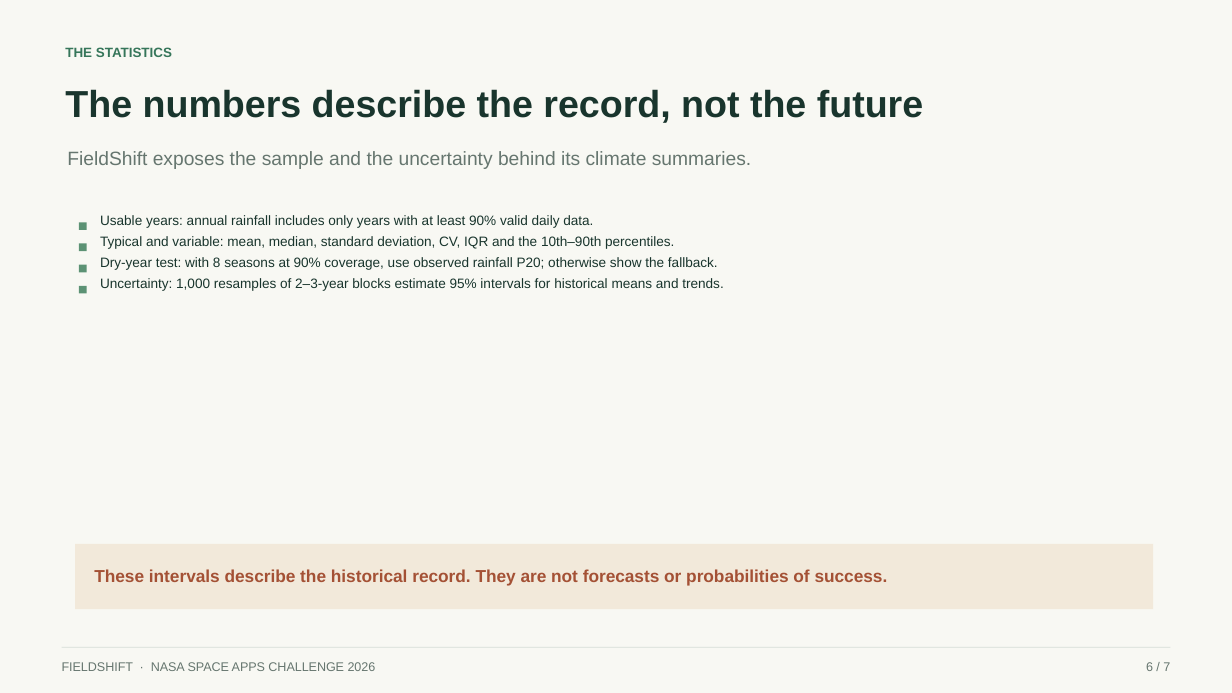
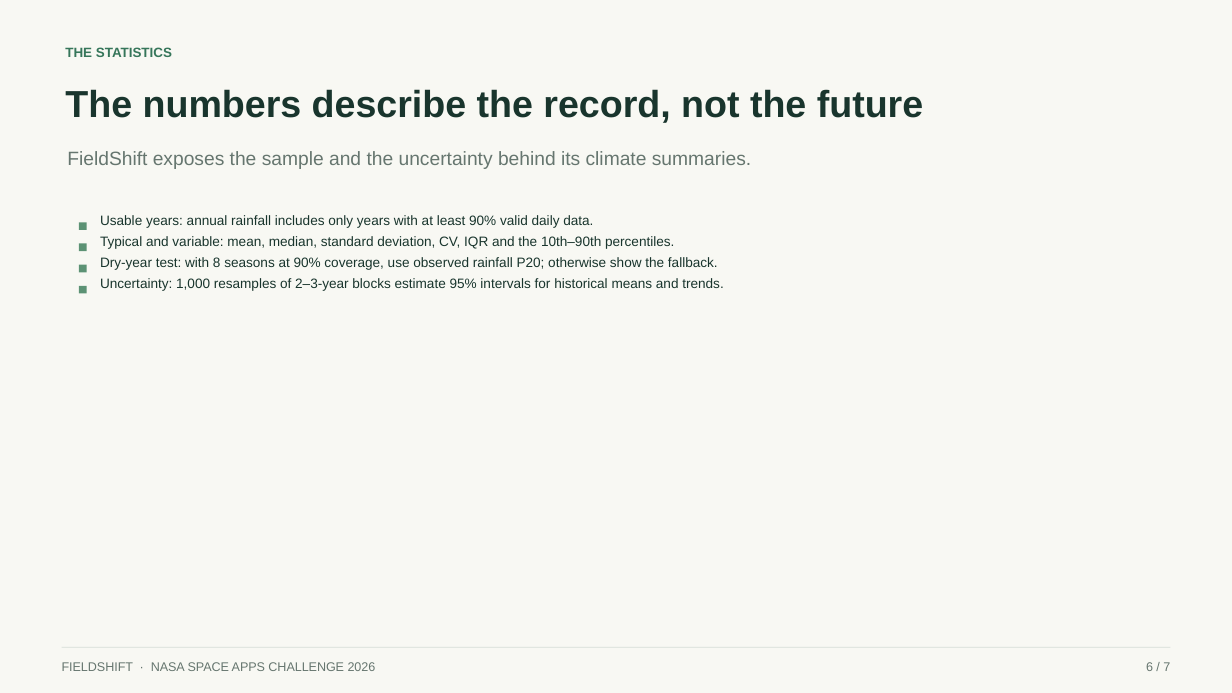
Before and after one commit to vtrsharvin-sj/Field-Shift, a slide deck: slide 6 of public/demo/FieldShift-Demo-v2.pptx. Drawn at 1232x693 pixels with LibreOffice and Linux fonts; fonts in the diff are those of the drawing. Boxes give left, top, right and bottom in pixels: in the first picture for what was removed or moved away, otherwise in the second. Text is boxed around its words. In the diff, an @@ line names an element or a change of style, - is before the commit and + after.

```diff
--- a/public/demo/FieldShift-Demo-v2.pptx
+++ b/public/demo/FieldShift-Demo-v2.pptx
@@ rectangle removed at (75, 544, 1153, 610) @@
@@ text removed at (94, 569, 888, 586) @@
-These intervals describe the historical record. They are not forecasts or probabilities of success.
```
Also in this commit, not shown: 2 other files.
